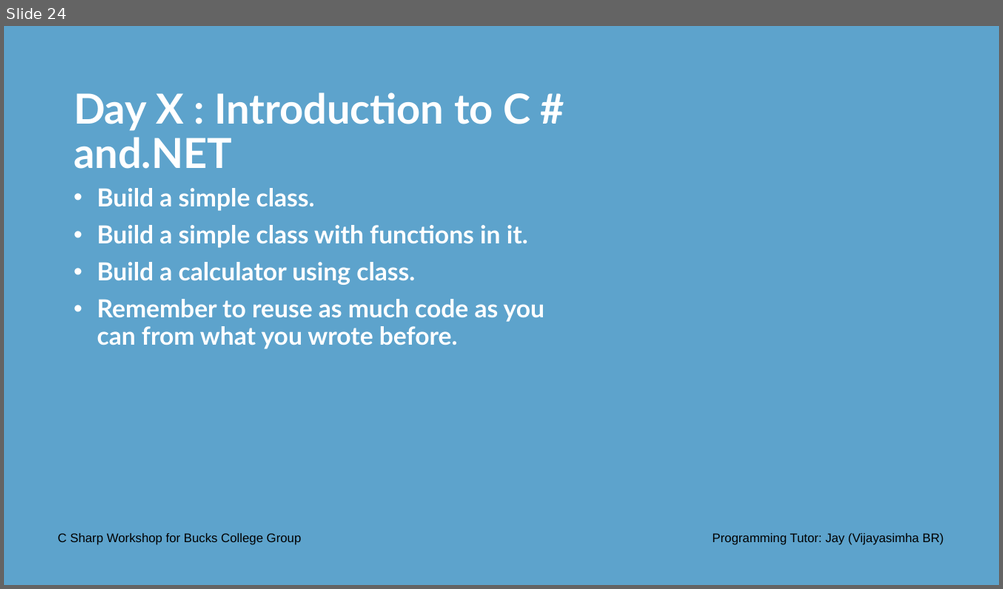
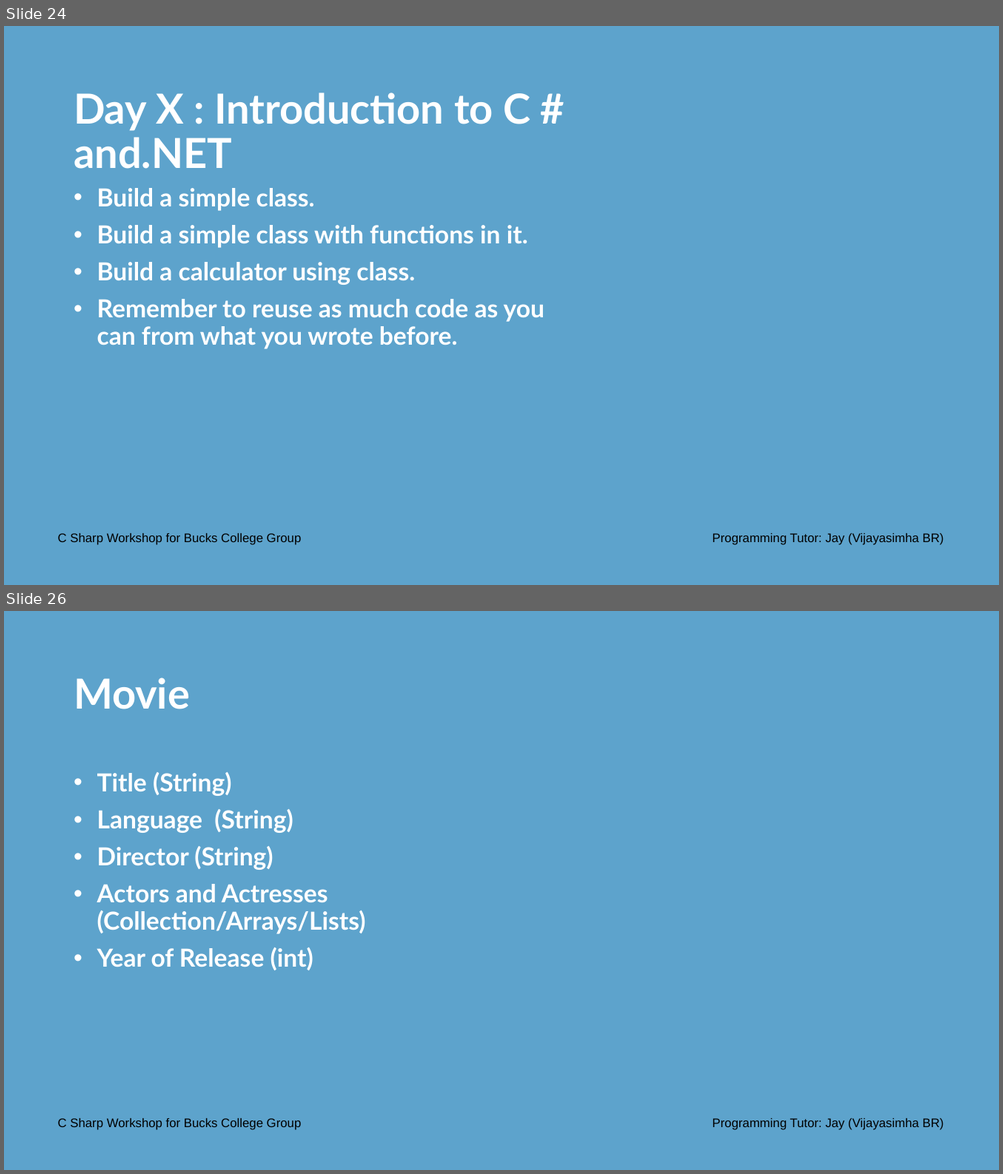
Before and after one commit to Jay-study-nildana/CSharpWorkShopforBucksCollegeGroup, a slide deck: PresentationPPTPDFS/Day 3 Onwards - C Sharp Workshop Bucks College Group.pptx. Shown one above the other, each under a label of ours: slide 24 before the commit, slides 24 and 26 after it; the slides between them are not shown. The pictures are 1003x589 and 1003x1174 pixels, drawn with LibreOffice and Linux fonts; fonts in the diff are those of the drawing; background and template pictures are left out. Boxes give left, top, right and bottom in pixels: in the first picture for what was removed or moved away, otherwise in the second. Text is boxed around its words. In the diff, an @@ line names an element or a change of style, - is before the commit and + after.

```diff
--- a/PresentationPPTPDFS/Day 3 Onwards - C Sharp Workshop Bucks College Group.pptx
+++ b/PresentationPPTPDFS/Day 3 Onwards - C Sharp Workshop Bucks College Group.pptx
@@ slide 26 added at (x1=4, y1=611, x2=999, y2=1170), background #5DA3CC @@
@@ title added at (x1=74, y1=678, x2=190, y2=709), 40 pt, text #FFFFFF, bold @@
+Movie
@@ text added at (x1=97, y1=772, x2=366, y2=971), 24 pt, text #FFFFFF, bold @@
+• Title (String)
+• Language (String)
+• Director (String)
+• Actors and Actresses (Collection/Arrays/Lists)
+• Year of Release (int)
@@ text added at (x1=58, y1=1119, x2=301, y2=1130), 12 pt, text #000000 @@
+C Sharp Workshop for Bucks College Group
@@ text added at (x1=712, y1=1119, x2=944, y2=1130), 12 pt, text #000000 @@
+Programming Tutor: Jay (Vijayasimha BR)
```
Also in this commit, not shown: 1 slide changed, 3 other slides added, 2 other files.
